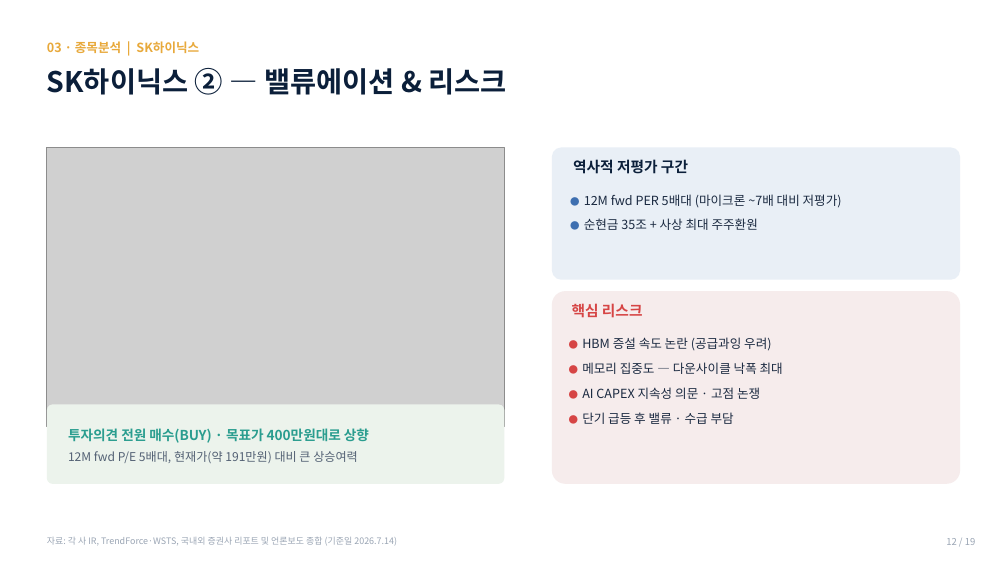
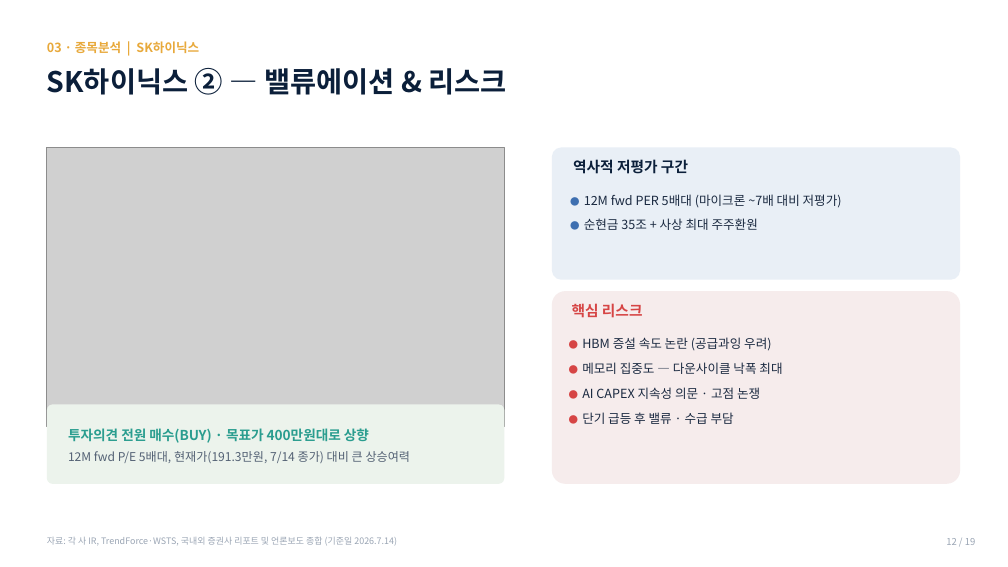
Before and after one commit to hanaroline/work_1, a slide deck: slide 12 of 반도체_고객세미나_2026.7.14.pptx. Drawn at 1008x567 pixels with LibreOffice and Linux fonts; fonts in the diff are those of the drawing; grey boxes stand for pictures. Boxes give left, top, right and bottom in pixels: in the first picture for what was removed or moved away, otherwise in the second. Text is boxed around its words. In the diff, an @@ line names an element or a change of style, - is before the commit and + after.

```diff
--- a/반도체_고객세미나_2026.7.14.pptx
+++ b/반도체_고객세미나_2026.7.14.pptx
@@ text at (68, 451, 411, 463): text changed @@
-12M fwd P/E 5배대, 현재가(약 191만원) 대비 큰 상승여력
+12M fwd P/E 5배대, 현재가(191.3만원, 7/14 종가) 대비 큰 상승여력
```
Also in this commit, not shown: 4 other slides changed.
